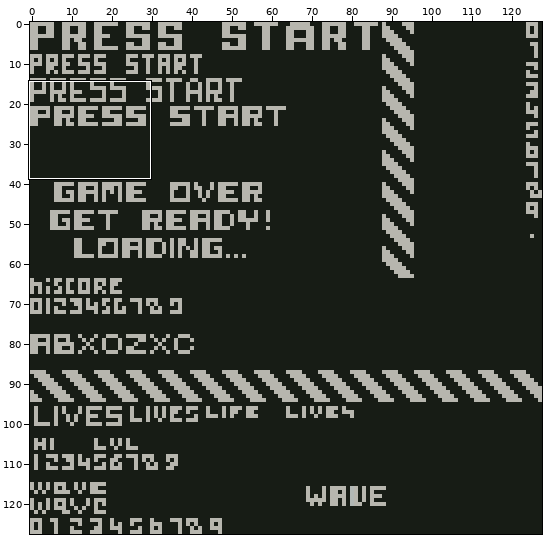
Two versions of one pixel-art file, art/PressStart.aseprite. Above, an overview of the earlier version with the close-up marked.
Close-up. Before the commit:
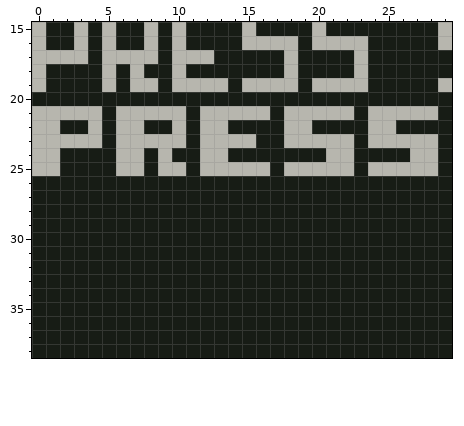
128x128 pixels, 1 frame. Colours within 5 levels of each other are drawn and written as one. Shown: x 0..29, y 15..38. The commit also changed other parts of the picture, which this record leaves out.
New version:
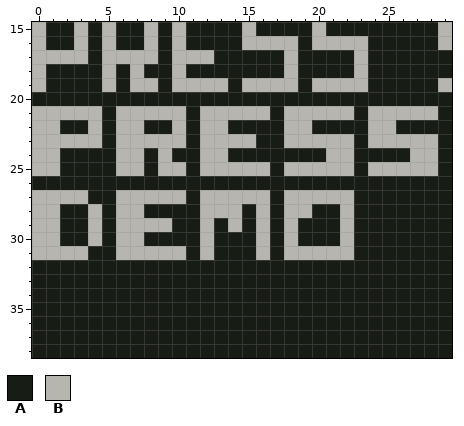
Palette (. is transparent): A #171c15  B #b7b6ae
Changes in this commit:
y 27: x 0..3 AAAA -> BBBB; x 6..10 AAAAA -> BBBBB; x 12..16 AAAAA -> BBBBB; x 18..22 AAAAA -> BBBBB
y 28: x 0..1 AA -> BB; x 4 A -> B; x 6..7 AA -> BB; x 12..14 AAA -> BBB; x 16 A -> B; x 18..19 AA -> BB; x 22 A -> B
y 29: x 0..1 AA -> BB; x 4 A -> B; x 6..9 AAAA -> BBBB; x 12 A -> B; x 14 A -> B; x 16 A -> B; x 18 A -> B; x 22 A -> B
y 30: x 0..1 AA -> BB; x 4 A -> B; x 6..7 AA -> BB; x 12 A -> B; x 16 A -> B; x 18 A -> B; x 22 A -> B
y 31: x 0..3 AAAA -> BBBB; x 6..10 AAAAA -> BBBBB; x 12 A -> B; x 16 A -> B; x 18..22 AAAAA -> BBBBB
Boxes around the changes in both close-ups, in picture pixels (x1, y1, x2, y2):
changed: (32, 190, 354, 260)
